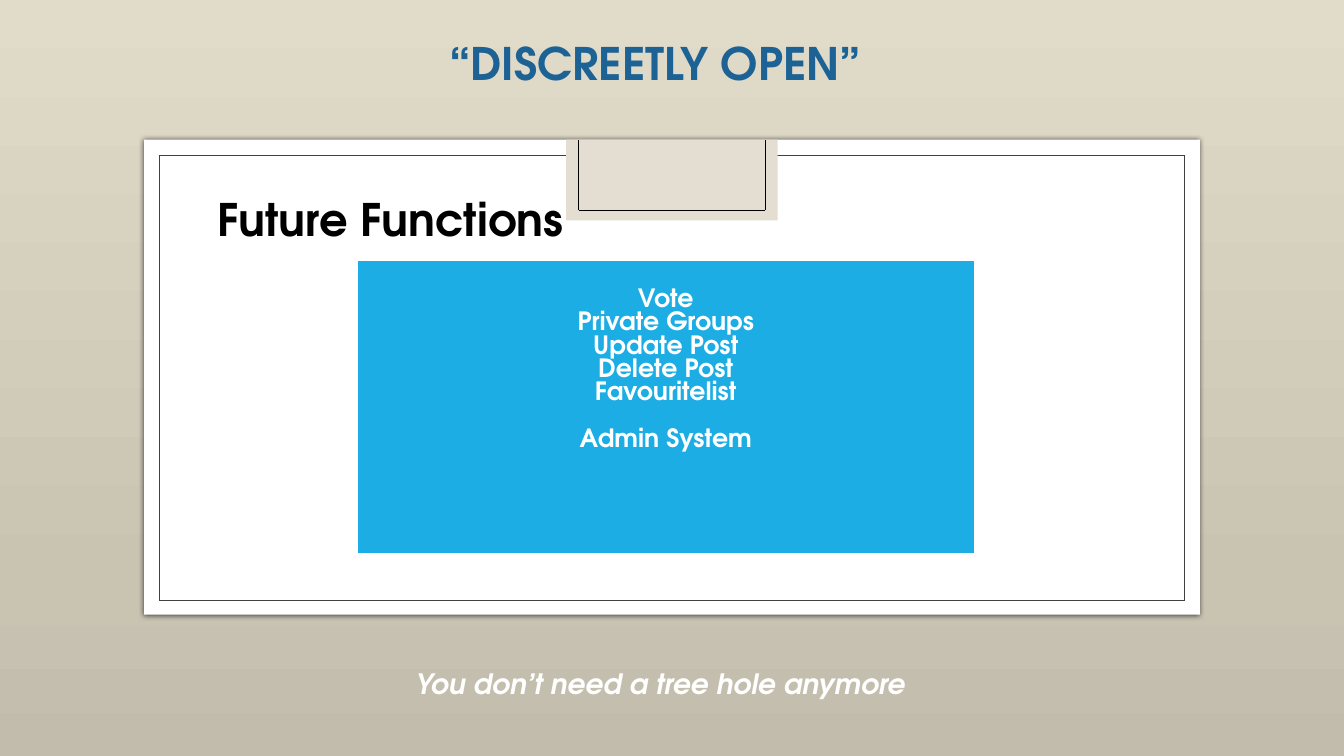
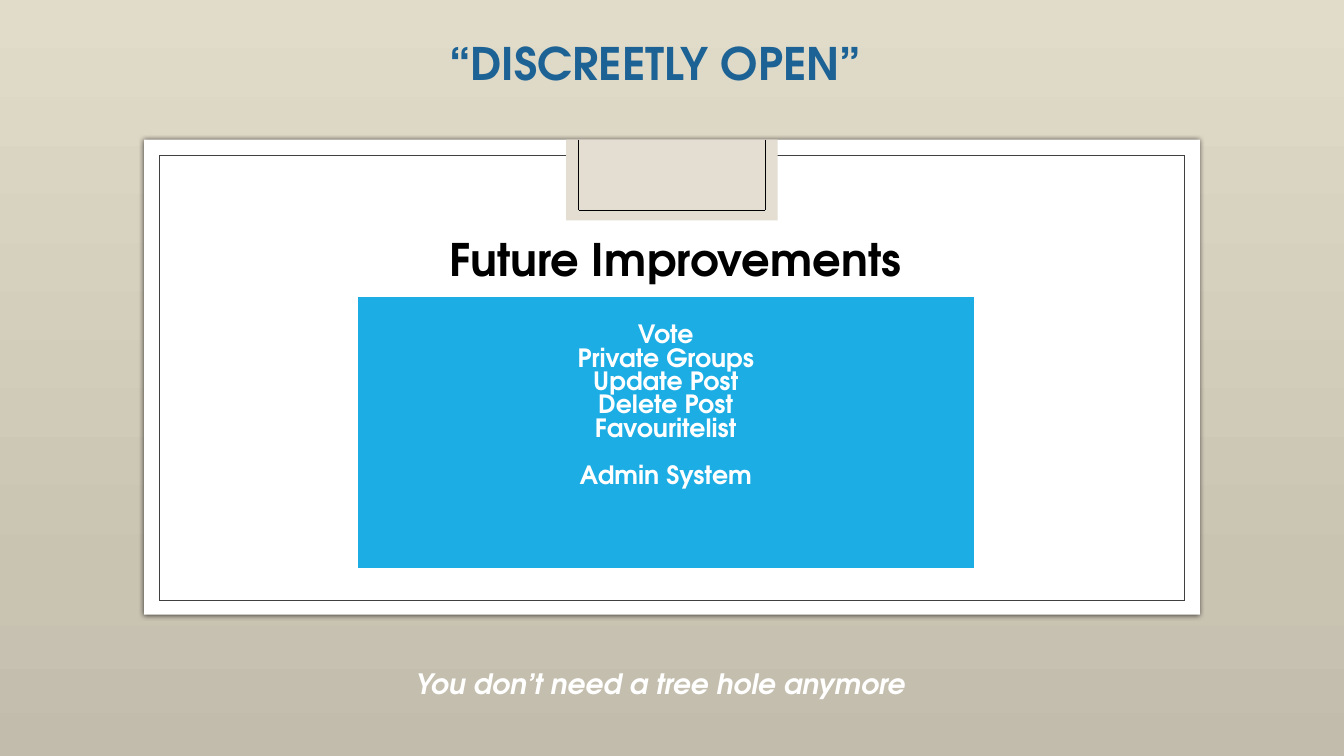
Before and after one commit to leahoho/moral-judges, a slide deck: slide 7 of MJ ppt 2018-7-24 (2).pptx. Drawn at 1344x756 pixels with LibreOffice and Linux fonts; fonts in the diff are those of the drawing; background and template pictures are left out. Boxes give left, top, right and bottom in pixels: in the first picture for what was removed or moved away, otherwise in the second. Text is boxed around its words. In the diff, an @@ line names an element or a change of style, - is before the commit and + after.

Commit message:
Presentation update

```diff
--- a/MJ ppt 2018-7-24 (2).pptx
+++ b/MJ ppt 2018-7-24 (2).pptx
@@ text at (x1=449, y1=243, x2=901, y2=285): text changed @@
-Future Functions
+Future Improvements
@@ table resized from (x1=357, y1=260, x2=975, y2=555) to (x1=357, y1=296, x2=975, y2=570) @@
```
